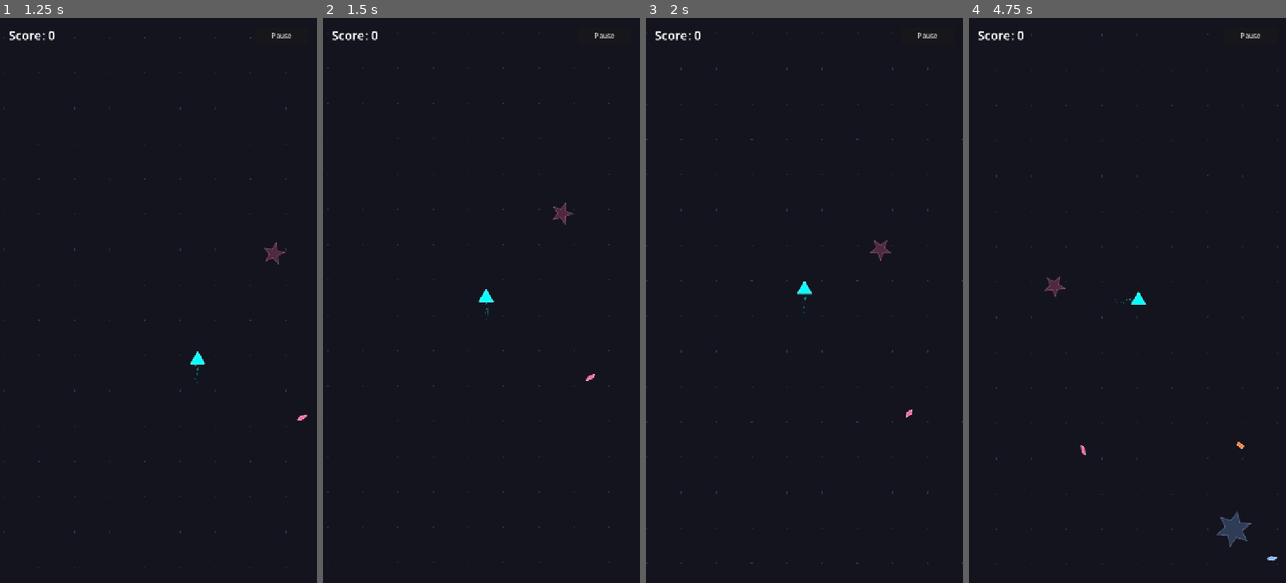
Above: before the commit, frames 1-4 (left to right).
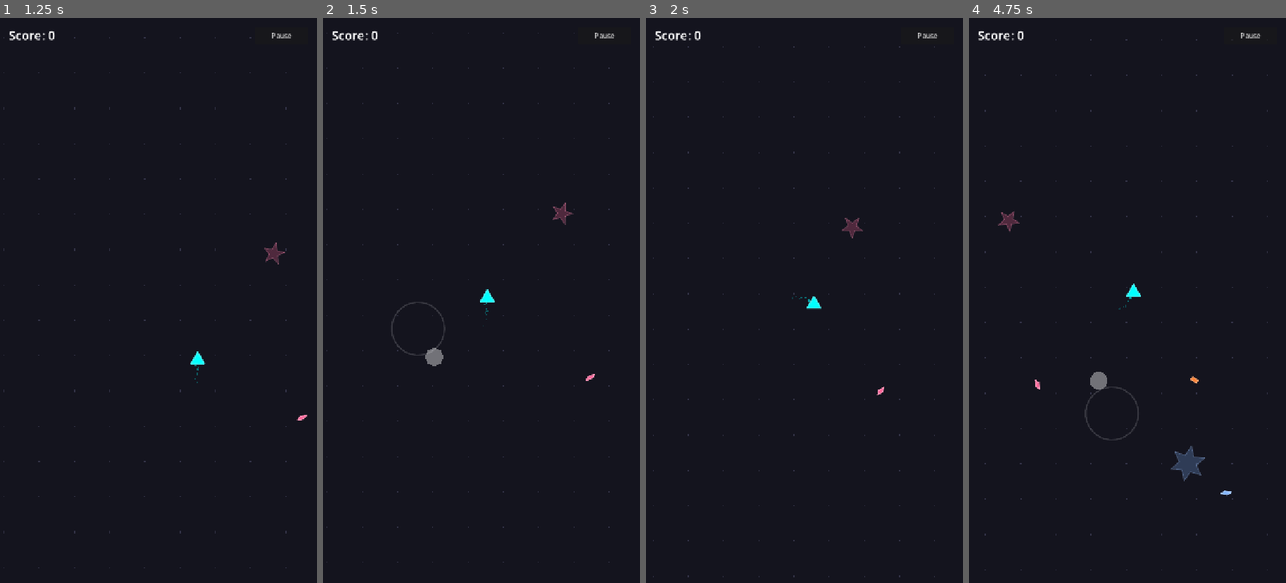
Above: after the commit, the same moments.

Repository: brad-richardson/arcade
Game: Godot game, scene res://hub/hub.tscn
Same seed, same stepped clock (60 frames per second), same inputs: the game is played once before the commit and once after it.
Inputs (mouse positions are in pixels of both pictures, inside the frame that each line leads up to):
- Up to frame 1 (1.25 s): tap Enter at 0.5 s; drag from (79, 85) to (190, 176) at 0.52 s
- Up to frame 2 (1.5 s): drag from (418, 328) to (465, 413) at 1.27 s
- Up to frame 3 (2 s): no input
- Up to frame 4 (4.75 s): move the mouse to (1159, 176) at 2.02 s; hold Right (ui_right) 2.03-2.75 s; click (1159, 176) at 2.17 s; click "Pause" at 2.75 s; click "Resume" at 3.5 s; drag from (1111, 413) to (1032, 215) at 4.27 s

Frame 1 is identical in both runs. In frame 2, 0.4% of the frame differs, in the area x 1-86%, y 2-97%; in frame 3, 0.6%; in frame 4, 1.5%, in the area x 4-98%, y 2-98%.

Commit message:
chore: add Godot .uid files and project.godot updates
Co-Authored-By: Claude Opus 4.6 (1M context) <noreply@anthropic.com>

Diff:
--- a/project.godot
+++ b/project.godot
@@ -29,3 +29,7 @@
 window/stretch/mode="canvas_items"
 window/stretch/aspect="keep_width"
 window/handheld/orientation="portrait"
+
+[input_devices]
+
+pointing/emulate_touch_from_mouse=true
Not shown, added: games/snake/effects.gd.uid
Not shown, added: games/snake/food.gd.uid
Not shown, added: games/snake/game.gd.uid
Not shown, added: games/snake/joystick.gd.uid
Not shown, added: games/snake/preview.gd.uid
Not shown, added: games/snake/snake.gd.uid
